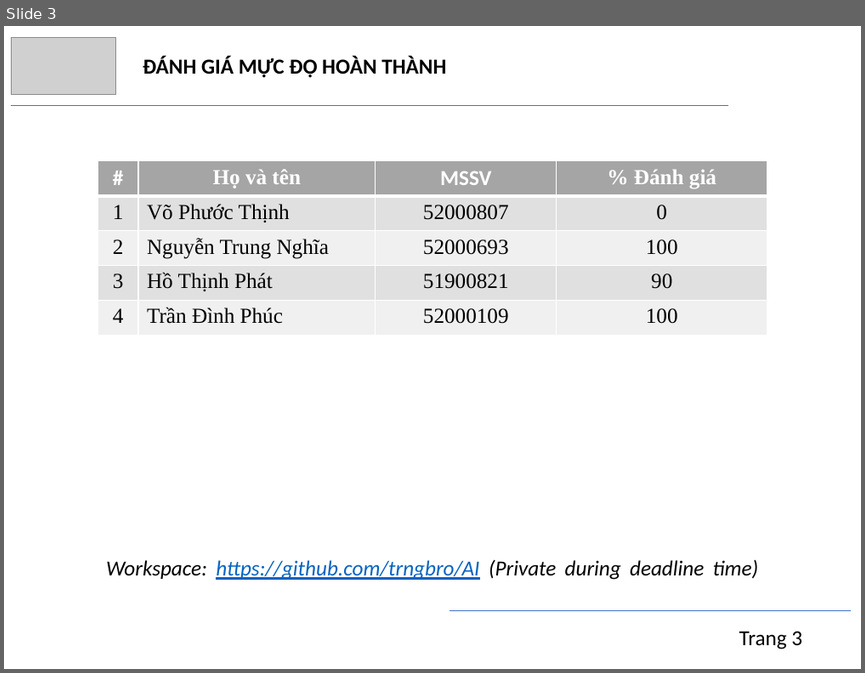
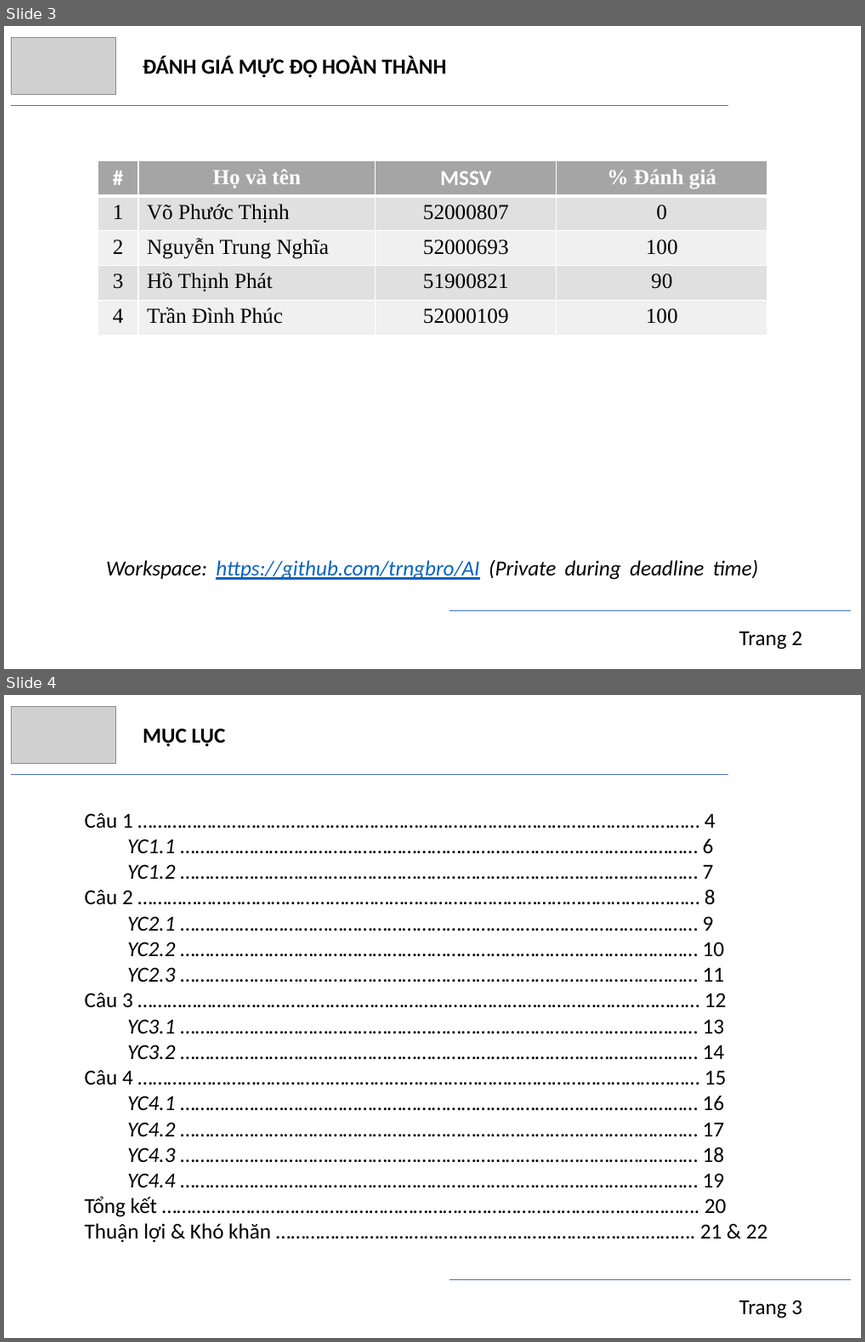
Before and after one commit to trngbro/AI, a slide deck: present/final/presentation.pptx. Shown one above the other, each under a label of ours: slide 3 before the commit, slides 3 and 4 after it. The pictures are 865x673 and 865x1342 pixels, drawn with LibreOffice and Linux fonts; fonts in the diff are those of the drawing; grey boxes stand for pictures. Boxes give left, top, right and bottom in pixels: in the first picture for what was removed or moved away, otherwise in the second. Text is boxed around its words. In the diff, an @@ line names an element or a change of style, - is before the commit and + after.

```diff
--- a/present/final/presentation.pptx
+++ b/present/final/presentation.pptx
@@ slide 4 added at box(4, 695, 861, 1338), background #FFFFFF @@
@@ picture added at box(11, 706, 115, 764) @@
@@ text added at box(143, 728, 226, 747), 18 pt, text #000000, bold @@
+MỤC LỤC
@@ line added from (11, 775) to (728, 775), #4472C4 0.5 pt @@
@@ text added at box(85, 813, 768, 1242), 18 pt, text #000000 @@
+Câu 1 …………………………………………………………………………………………………… 4
+YC1.1 …………………………………………………………………………………………… 6
+YC1.2 …………………………………………………………………………………………… 7
+Câu 2 …………………………………………………………………………………………………… 8
+YC2.1 …………………………………………………………………………………………… 9
+YC2.2 …………………………………………………………………………………………… 10
+YC2.3 …………………………………………………………………………………………… 11
+Câu 3 …………………………………………………………………………………………………… 12
+YC3.1 …………………………………………………………………………………………… 13
+YC3.2 …………………………………………………………………………………………… 14
+Câu 4 …………………………………………………………………………………………………… 15
+YC4.1 …………………………………………………………………………………………… 16
+YC4.2 …………………………………………………………………………………………… 17
+YC4.3 …………………………………………………………………………………………… 18
+YC4.4 …………………………………………………………………………………………… 19
+Tổng kết ………………………………………………………………………………………………. 20
+Thuận lợi & Khó khăn …………………………………………………………………………. 21 & 22
@@ line added from (449, 1279) to (851, 1279), #4472C4 0.5 pt @@
@@ text added at box(739, 1299, 802, 1318), 18 pt, text #000000 @@
+Trang 3
@@ slide 3 changed as well @@
@@ text at box(739, 630, 802, 649): text changed @@
-Trang 3
+Trang 2
```
Also in this commit, not shown: 18 other slides changed, 2 other files.
